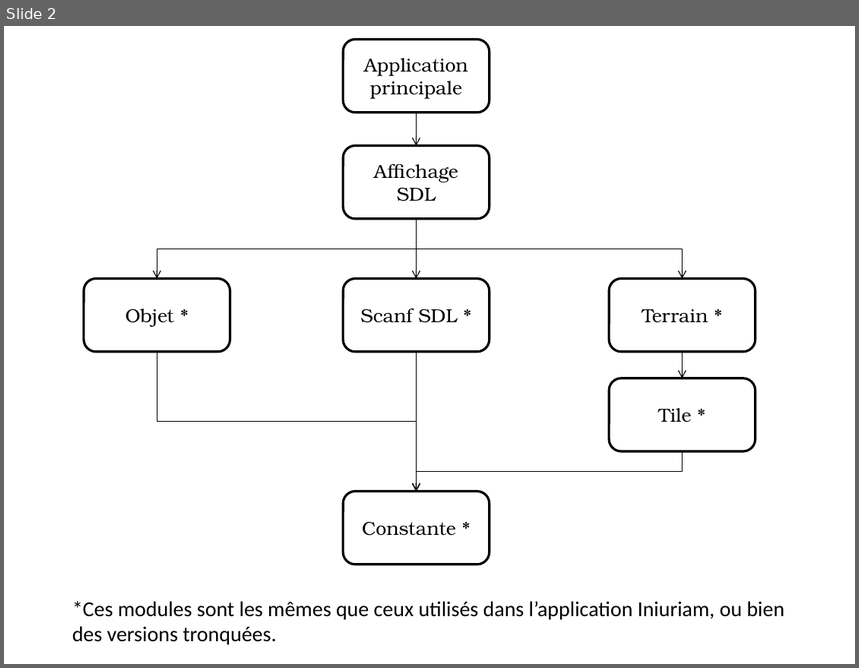
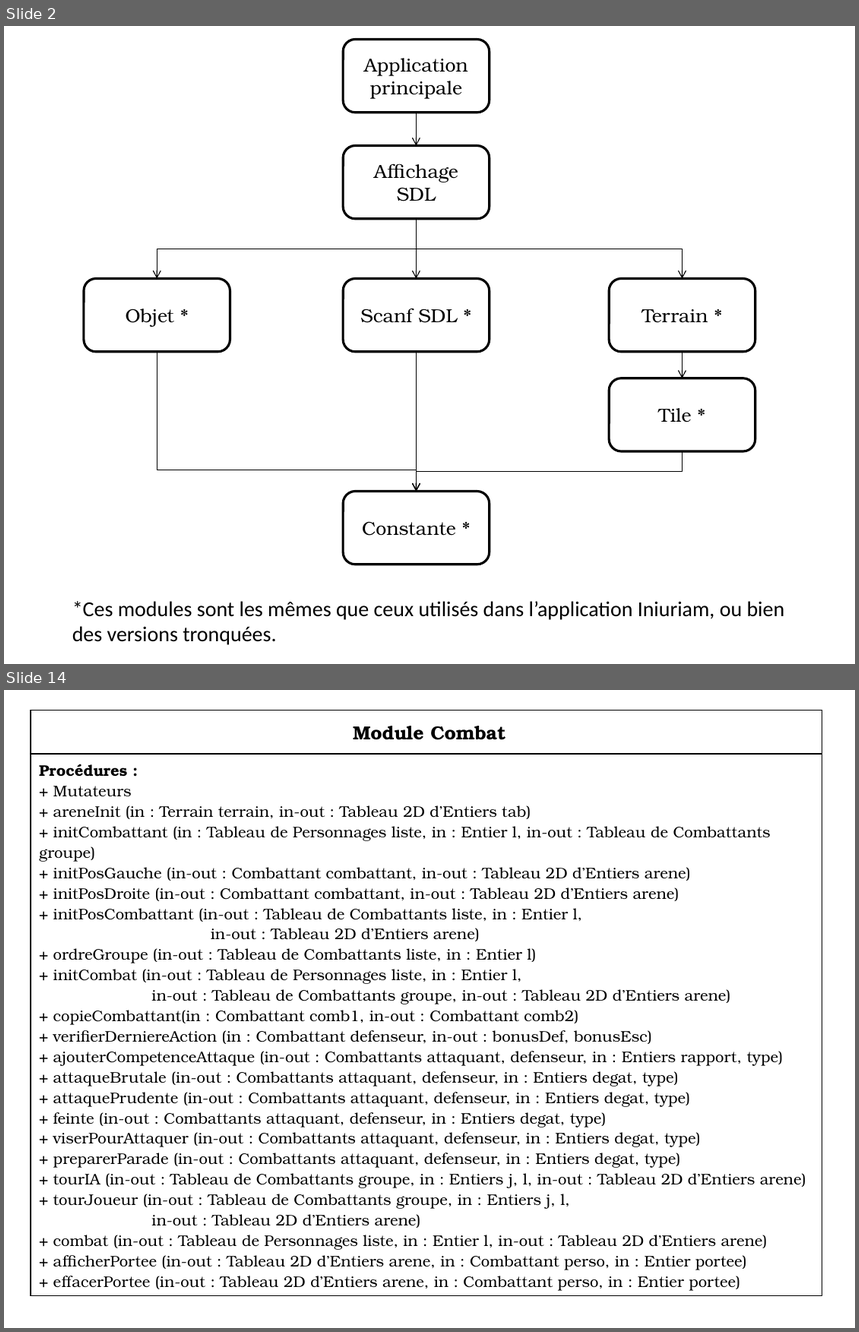
Before and after one commit to Rometach/iniuriam, a slide deck: Modules.pptx. Shown one above the other, each under a label of ours: slide 2 before the commit, slides 2 and 14 after it; the slides between them are not shown. The pictures are 859x668 and 859x1332 pixels, drawn with LibreOffice and Linux fonts; fonts in the diff are those of the drawing. Boxes give left, top, right and bottom in pixels: in the first picture for what was removed or moved away, otherwise in the second. Text is boxed around its words. In the diff, an @@ line names an element or a change of style, - is before the commit and + after.

Commit message:
Le diagramme des Modules !

```diff
--- a/Modules.pptx
+++ b/Modules.pptx
@@ slide 14 added at box(4, 690, 855, 1328), background #FFFFFF @@
@@ table added at box(31, 710, 822, 1294), 2 rows, 1 columns @@
+Module Combat
+Procédures : / + Mutateurs / + areneInit (in : Terrain terrain, in-out : Tableau 2D d’Entiers tab) / + initCombattant (in : Tableau de Personnages liste, in : Entier l, in-out : Tableau de Combattants groupe) / + initPosGauche (in-out : Combattant combattant, in-out : Tableau 2D d’Entiers arene) / + initPosDroite (in-out : Combattant combattant, in-out : Tableau 2D d’Entiers arene) / + initPosCombattant (in-out : Tableau de Combattants liste, in : Entier l, / in-out : Tableau 2D d’Entiers arene) / + ordreGroupe (in-out : Tableau de Combattants liste, in : Entier l) / + initCombat (in-out : Tableau de Personnages liste, in : Entier l, / in-out : Tableau de Combattants groupe, in-out : Tableau 2D d’Entiers arene) / + copieCombattant(in : Combattant comb1, in-out : Combattant comb2) / + verifierDerniereAction (in : Combattant defenseur, in-out : bonusDef, bonusEsc) / + ajouterCompetenceAttaque (in-out : Combattants attaquant, defenseur, in : Entiers rapport, type) / + attaqueBrutale (in-out : Combattants attaquant, defenseur, in : Entiers degat, type) / + attaquePrudente (in-out : Combattants attaquant, defenseur, in : Entiers degat, type) / + feinte (in-out : Combattants attaquant, defenseur, in : Entiers degat, type) / + viserPourAttaquer (in-out : Combattants attaquant, defenseur, in : Entiers degat, type) / + preparerParade (in-out : Combattants attaquant, defenseur, in : Entiers degat, type) / + tourIA (in-out : Tableau de Combattants groupe, in : Entiers j, l, in-out : Tableau 2D d’Entiers arene) / + tourJoueur (in-out : Tableau de Combattants groupe, in : Entiers j, l, / in-out : Tableau 2D d’Entiers arene) / + combat (in-out : Tableau de Personnages liste, in : Entier l, in-out : Tableau 2D d’Entiers arene) / + afficherPortee (in-out : Tableau 2D d’Entiers arene, in : Combattant perso, in : Entier portee) / + effacerPortee (in-out : Tableau 2D d’Entiers arene, in : Combattant perso, in : Entier portee)
@@ slide 2 changed as well @@
@@ elbow arrow (158, 352) - (416, 492): route changed @@
```
Also in this commit, not shown: 2 other slides changed, 17 other slides added.
